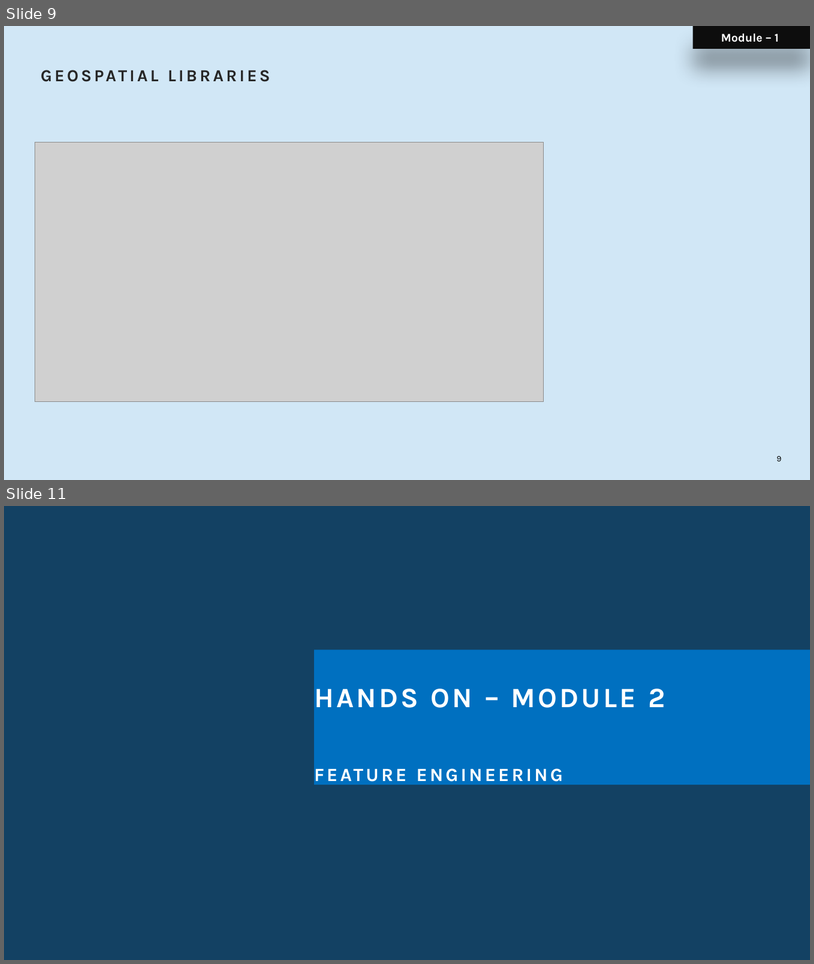
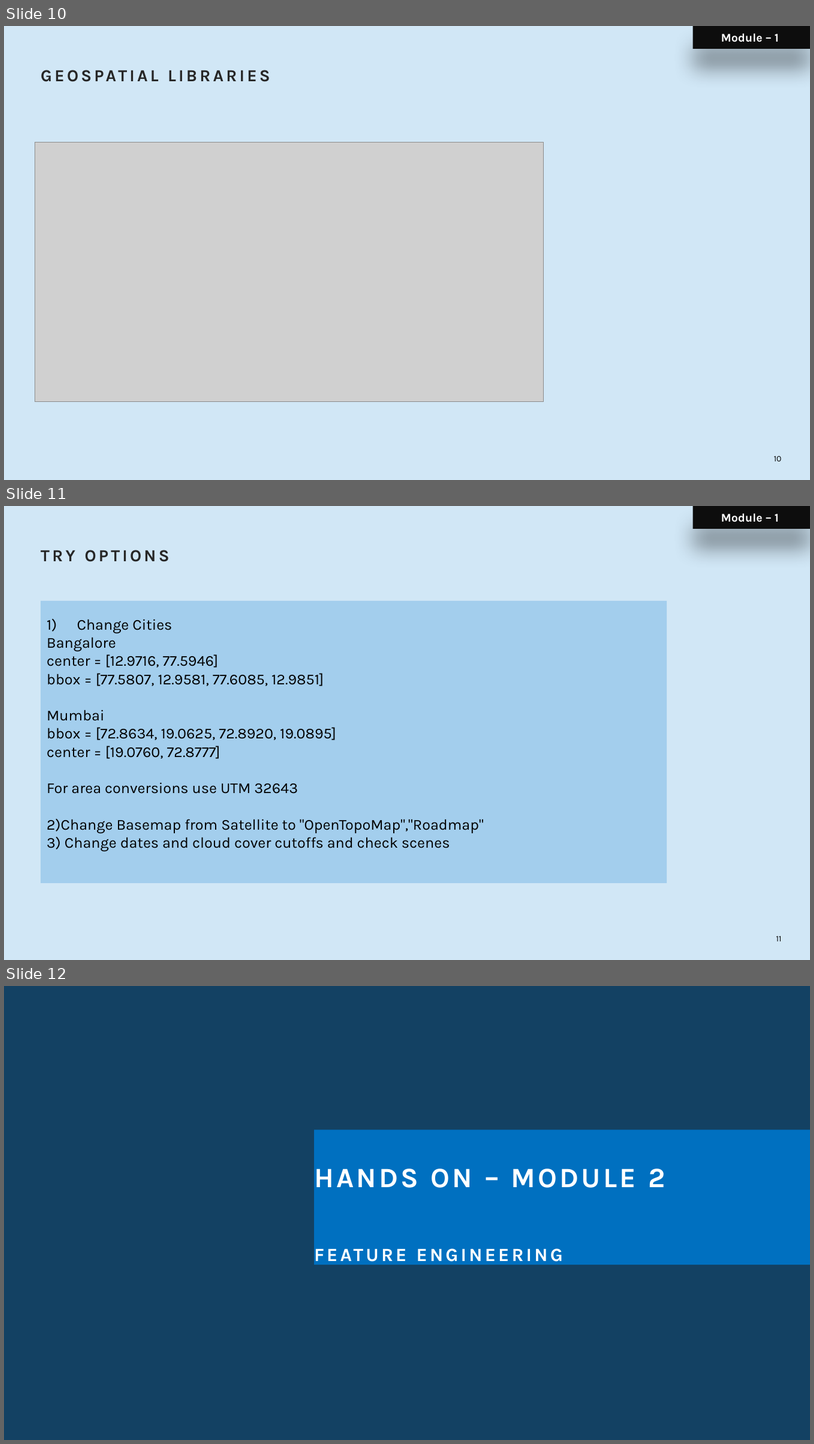
Before and after one commit to sujayara/Cypher2026_AI_for_Space_Workshop, a slide deck: Workshop_AI_for_Space_VFinal.pptx. Shown one above the other, each under a label of ours: slides 9 and 11 before the commit, slides 10, 11 and 12 after it; the slides between them are not shown. The pictures are 814x964 and 814x1444 pixels, drawn with LibreOffice and Linux fonts; fonts in the diff are those of the drawing; grey boxes stand for pictures; background and template pictures are left out. Boxes give left, top, right and bottom in pixels: in the first picture for what was removed or moved away, otherwise in the second. Text is boxed around its words. In the diff, an @@ line names an element or a change of style, - is before the commit and + after.

```diff
--- a/Workshop_AI_for_Space_VFinal.pptx
+++ b/Workshop_AI_for_Space_VFinal.pptx
@@ slide 11 added at (x1=4, y1=506, x2=810, y2=960), background #D1E7F6 @@
@@ rectangle added at (x1=693, y1=506, x2=810, y2=529), fill #0D0D0D, 14 pt, text #FFFFFF, bold @@
+Module – 1
@@ title added at (x1=41, y1=550, x2=170, y2=562), 20 pt, text #262626, bold @@
+TRY OPTIONS
@@ rectangle added at (x1=41, y1=601, x2=668, y2=883), fill #A3CEED, 18 pt, text #000000 @@
+1) Change Cities
+Bangalore
+center = [12.9716, 77.5946]
+bbox = [77.5807, 12.9581, 77.6085, 12.9851]
+Mumbai
+bbox = [72.8634, 19.0625, 72.8920, 19.0895]
+center = [19.0760, 72.8777]
+For area conversions use UTM 32643
+2)Change Basemap from Satellite to "OpenTopoMap","Roadmap"
+3) Change dates and cloud cover cutoffs and check scenes
@@ page number added at (x1=776, y1=936, x2=782, y2=941), 10 pt, text #000000 @@
+11
@@ what was slide 9 is now slide 10 @@
@@ page number at (x1=774, y1=456, x2=782, y2=461): text changed @@
-9
+10
@@ what was slide 11 is now slide 12 @@
```
Also in this commit, not shown: 1 slide changed, 2 other slides added.
